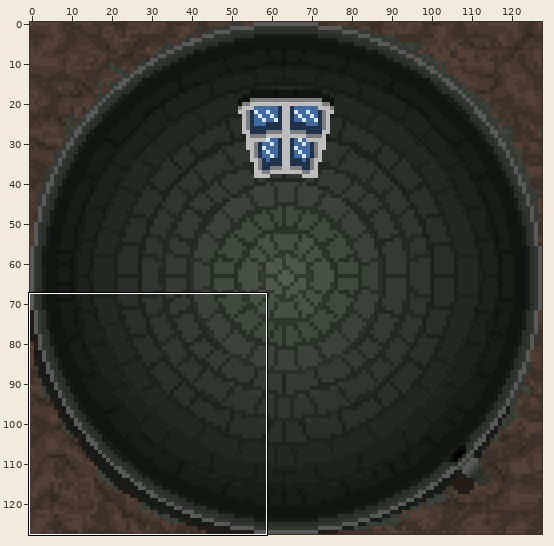
A sprite sheet gets an edit: Data/Graphics/house3.png. The first picture is a wide view before the edit; the outline marks the close-up.
Close-up. Before the commit:
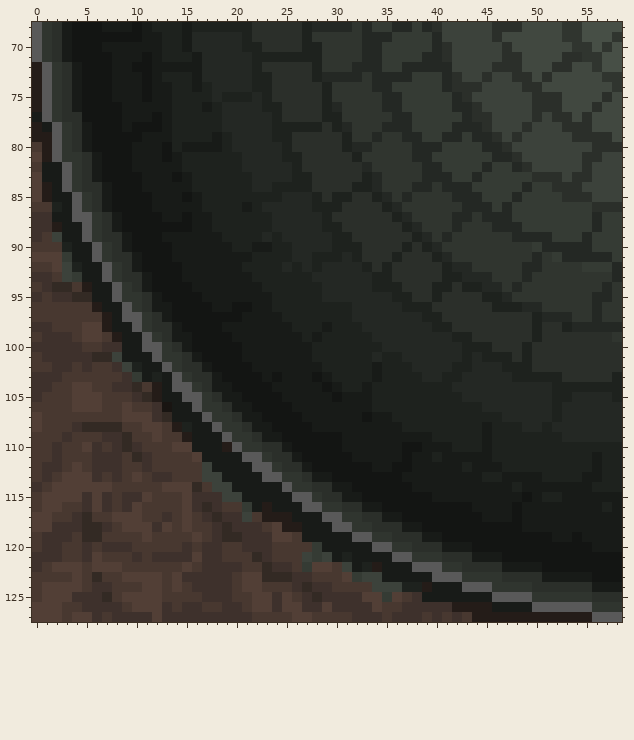
The file is 128x128 pixels. Colours within 5 levels of each other are drawn and written as one. Shown: x 0..58, y 68..127. The commit also changed other parts of the picture, which this record leaves out.
The same view after the edit:
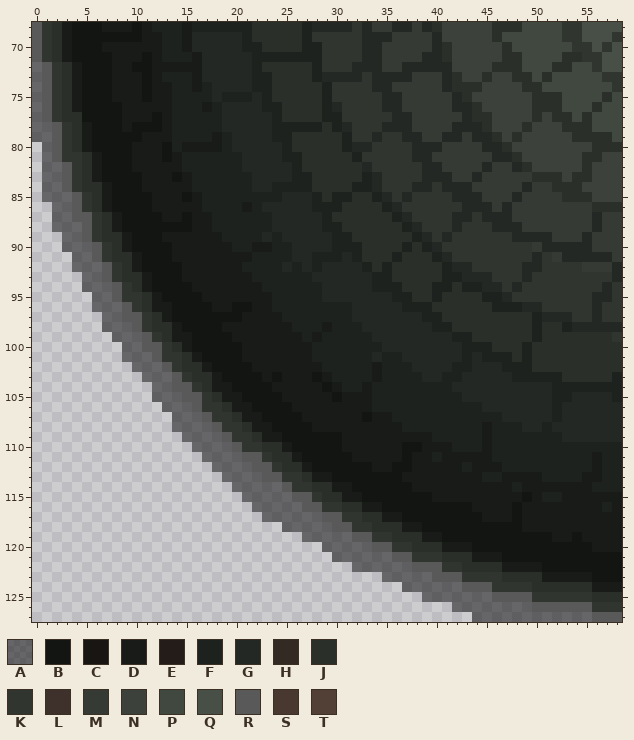
Palette (. is transparent): A #00000080  B #131513  C #191512  D #181b18  E #241c18  F #1e221e  G #242824  H #332a24  J #2b2f2a  K #30352f  L #3e312c  M #353b34  N #3c423b  P #414840  Q #474f46  R #595959  S #483830  T #523f36
Edits made:
Changed rows in their new state; - is an unchanged pixel.
first column x 0:
 72 A-------------------------------------------------------
 73 A-------------------------------------------------------
 74 A-------------------------------------------------------
 75 A-------------------------------------------------------
 76 A-------------------------------------------------------
 77 A-------------------------------------------------------
 78 AA------------------------------------------------------
 79 AA------------------------------------------------------
 80 .A------------------------------------------------------
 81 .A------------------------------------------------------
 82 .AA-----------------------------------------------------
 83 .AA-----------------------------------------------------
 84 .AA-----------------------------------------------------
 85 .AAA----------------------------------------------------
 86 ..AA----------------------------------------------------
 87 ..AA----------------------------------------------------
 88 ..AAA---------------------------------------------------
 89 ...AA---------------------------------------------------
 90 ...AAA--------------------------------------------------
 91 ....AA--------------------------------------------------
 92 ....AAA-------------------------------------------------
 93 .....AA-------------------------------------------------
 94 .....AAA------------------------------------------------
 95 ......AA------------------------------------------------
 96 ......AAA-----------------------------------------------
 97 .......AA-----------------------------------------------
 98 .......AAA----------------------------------------------
 99 ........AAA---------------------------------------------
100 .........AA---------------------------------------------
101 .........AAA--------------------------------------------
102 ..........AAA-------------------------------------------
103 ...........AAA------------------------------------------
104 ............AA------------------------------------------
105 ............AAA-----------------------------------------
106 .............AAA----------------------------------------
107 ..............AAA---------------------------------------
108 ..............AAAA--------------------------------------
109 ...............AAAA-------------------------------------
110 ................AAAA------------------------------------
111 .................AAAA-----------------------------------
112 ..................AAAA----------------------------------
113 ...................AAAA---------------------------------
114 ....................AAAAA-------------------------------
115 .....................AAAAA------------------------------
116 ......................AAAAA-----------------------------
117 .......................AAAAAA---------------------------
118 .........................AAAAA--------------------------
119 ...........................AAAAA------------------------
120 .............................AAAAA----------------------
121 ..............................AAAAAA--------------------
122 ................................AAAAAA------------------
123 ...................................AAAAA----------------
124 .....................................AAAAAA-------------
125 .......................................AAAAAAA----------
126 ..........................................AAAAAAAA------
127 ............................................AAAAAAAAAAAA
Pixel boxes of the changes (left, top, right, bottom) in both close-ups:
changed: (32, 62, 592, 622)
